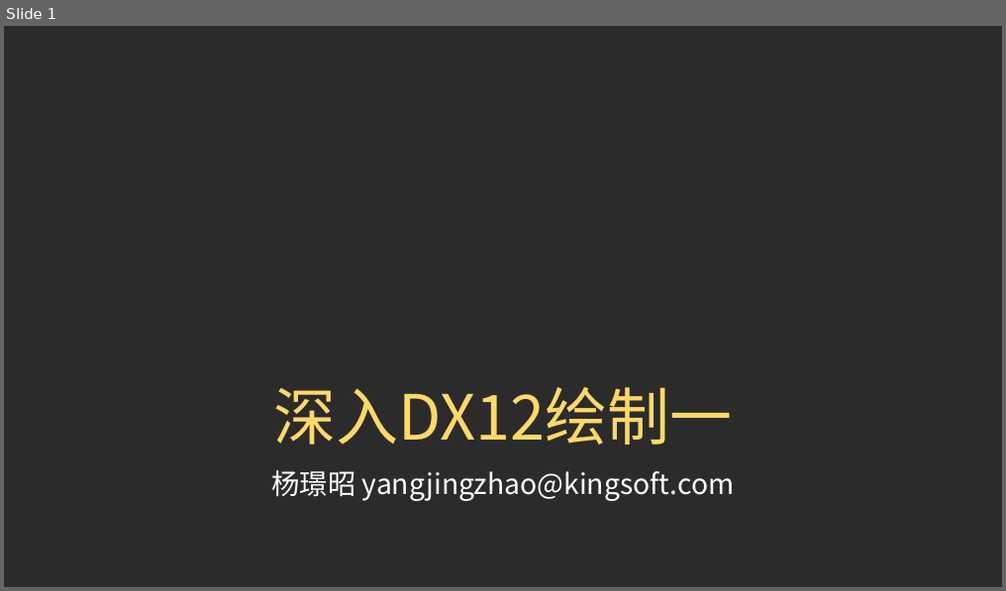
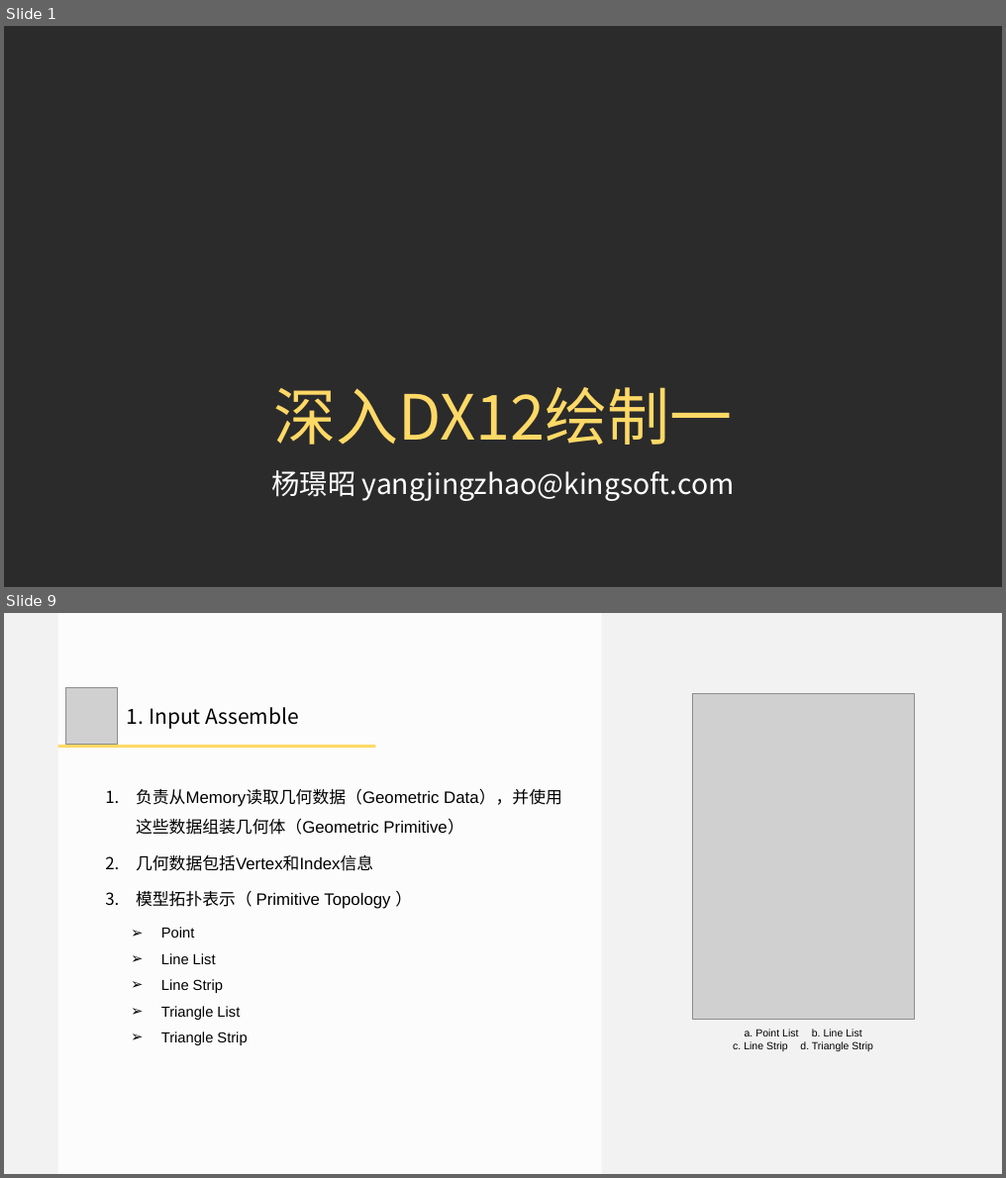
Before and after one commit to doomlover/KSGameEngineTutorials, a slide deck: PPTs/03.深入DX12绘制一.pptx. Shown one above the other, each under a label of ours: slide 1 before the commit, slides 1 and 9 after it; the slides between them are not shown. The pictures are 1006x591 and 1006x1178 pixels, drawn with LibreOffice and Linux fonts; fonts in the diff are those of the drawing; grey boxes stand for pictures; background and template pictures are left out; a plain dark background stands for a picture behind light text. Boxes give left, top, right and bottom in pixels: in the first picture for what was removed or moved away, otherwise in the second. Text is boxed around its words. In the diff, an @@ line names an element or a change of style, - is before the commit and + after.

```diff
--- a/PPTs/03.深入DX12绘制一.pptx
+++ b/PPTs/03.深入DX12绘制一.pptx
@@ slide 9 added at [4,613,1002,1174], background #F2F2F2 @@
@@ rectangle added at [58,613,602,1174], fill #FFFFFF at 80% opacity @@
@@ picture added at [66,687,117,744] @@
@@ picture added at [692,693,915,1019] @@
@@ text added at [127,707,299,729], 40 pt, text #000000 @@
+1. Input Assemble
@@ rectangle added at [58,745,375,748], fill #FFD966 @@
@@ text added at [136,789,562,909], 32 pt, text #000000 @@
+1. 负责从Memory读取几何数据（Geometric Data），并使用这些数据组装几何体（Geometric Primitive）
+2. 几何数据包括Vertex和Index信息
+3. 模型拓扑表示（ Primitive Topology ）
@@ text added at [161,927,247,1046], 28 pt, text #000000 @@
+  ➢ Point
+  ➢ Line List
+  ➢ Line Strip
+  ➢ Triangle List
+  ➢ Triangle Strip
@@ text added at [733,1029,873,1052], 20 pt, text #000000 @@
+a. Point List b. Line List
+c. Line Strip d. Triangle Strip
```
Also in this commit, not shown: 1 slide changed, 27 other slides added, 8 slides removed, 1 other file.
